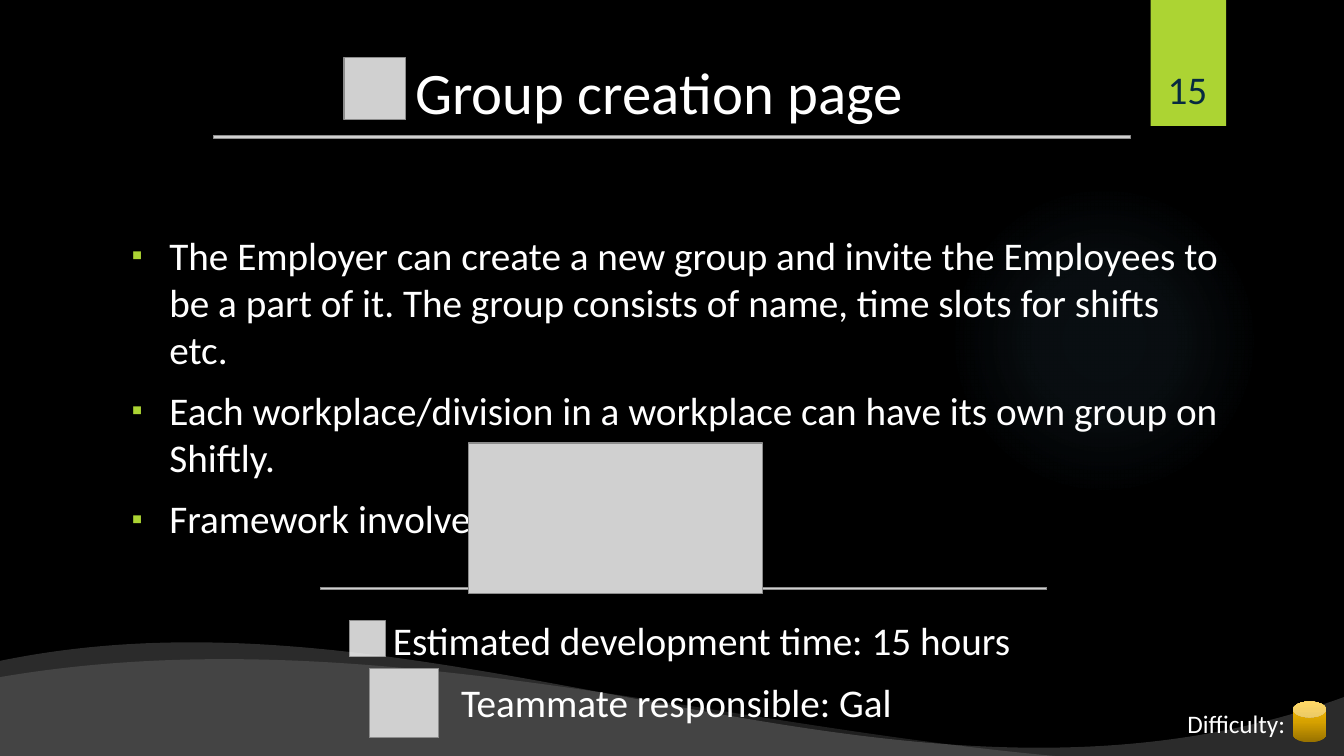
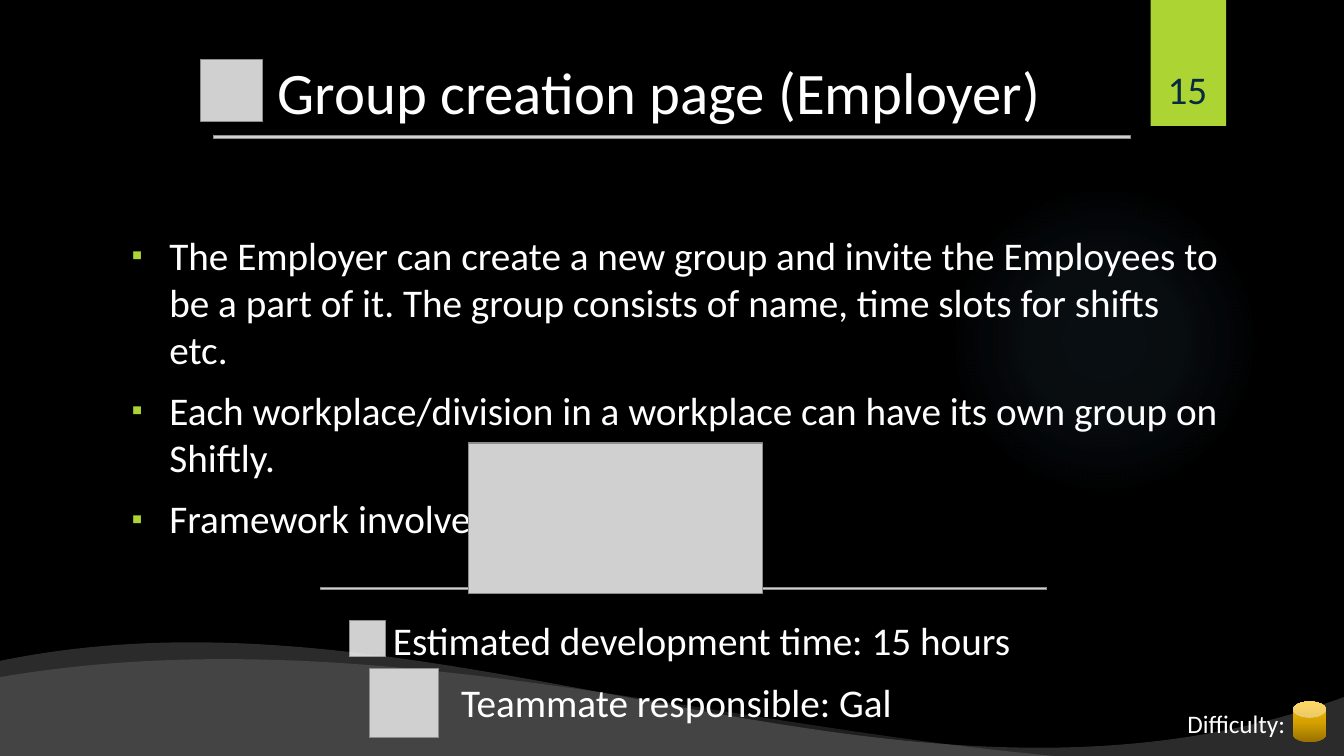
Before and after one commit to shiftlyapp/Shiftly, a slide deck: slide 15 of Backlog.pptx. Drawn at 1344x756 pixels with LibreOffice and Linux fonts; fonts in the diff are those of the drawing; grey boxes stand for pictures; background and template pictures are left out. Boxes give left, top, right and bottom in pixels: in the first picture for what was removed or moved away, otherwise in the second. Text is boxed around its words. In the diff, an @@ line names an element or a change of style, - is before the commit and + after.

Commit message:
Upload final revision
Small fixes

```diff
--- a/Backlog.pptx
+++ b/Backlog.pptx
@@ picture: place and size @@
-picture at [344,57,405,119]
+picture at [201,59,262,121]
@@ title at [278,71,1040,124]: text changed @@
-Group creation page
+Group creation page (Employer)
```
Also in this commit, not shown: 1 slide added.
